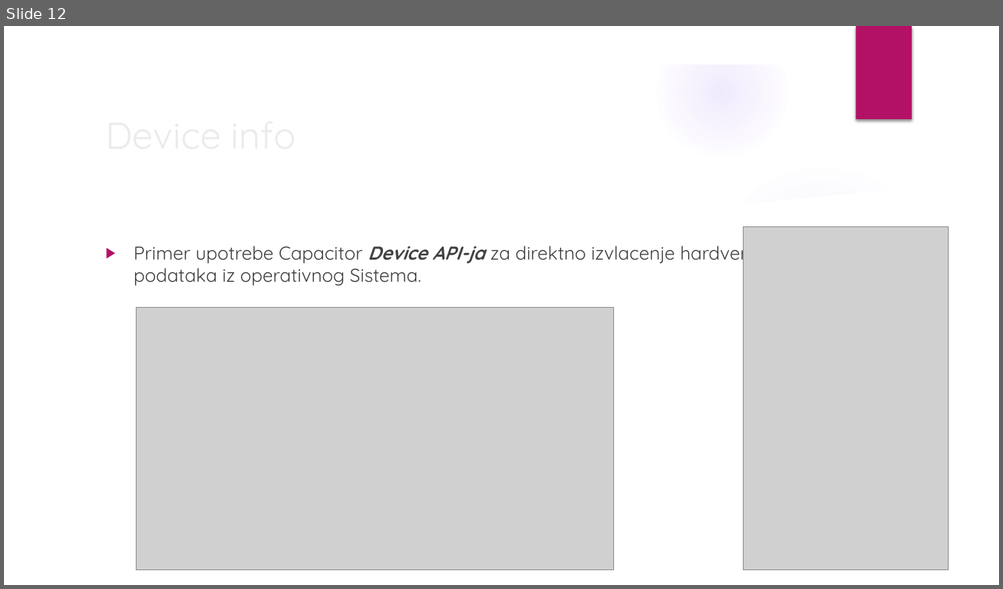
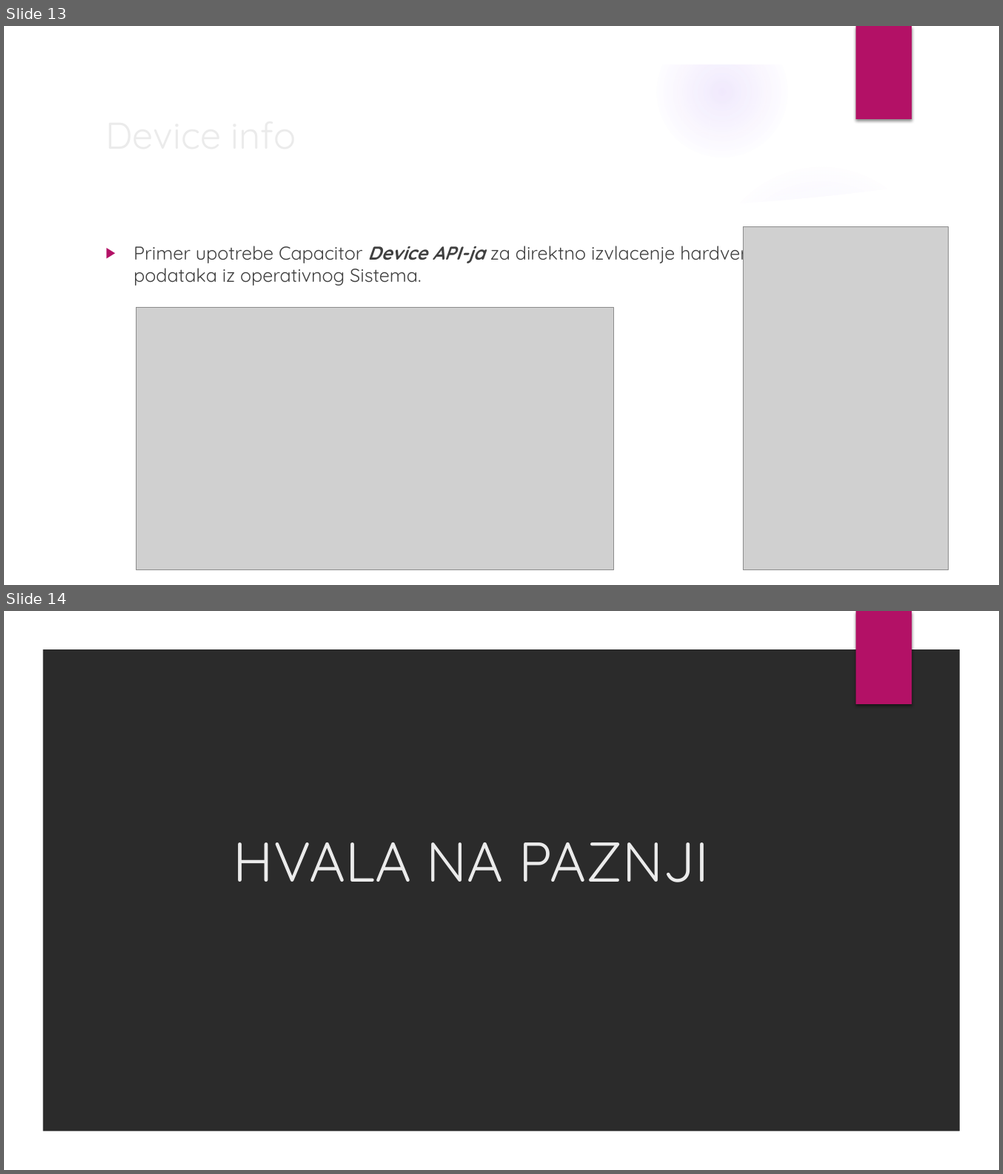
Before and after one commit to gopex01/NaprednoSW, a slide deck: NaprednoSWEPrez2.pptx. Shown one above the other, each under a label of ours: slide 12 before the commit, slides 13 and 14 after it. The pictures are 1003x589 and 1003x1174 pixels, drawn with LibreOffice and Linux fonts; fonts in the diff are those of the drawing; grey boxes stand for pictures; background and template pictures are left out; a plain dark background stands for a picture behind light text. Boxes give left, top, right and bottom in pixels: in the first picture for what was removed or moved away, otherwise in the second. Text is boxed around its words. In the diff, an @@ line names an element or a change of style, - is before the commit and + after.

```diff
--- a/NaprednoSWEPrez2.pptx
+++ b/NaprednoSWEPrez2.pptx
@@ slide 14 added at <box>4,611,999,1170</box>, background picture (left out); not listed: 2 template elements that a slide beside it also shows @@
@@ title added at <box>233,843,708,883</box>, 54 pt, text #EBEBEB @@
+HVALA NA PAZNJI
@@ what was slide 12 is now slide 13 @@
```
Also in this commit, not shown: 6 slides changed, 2 other slides added, 1 slide removed.
